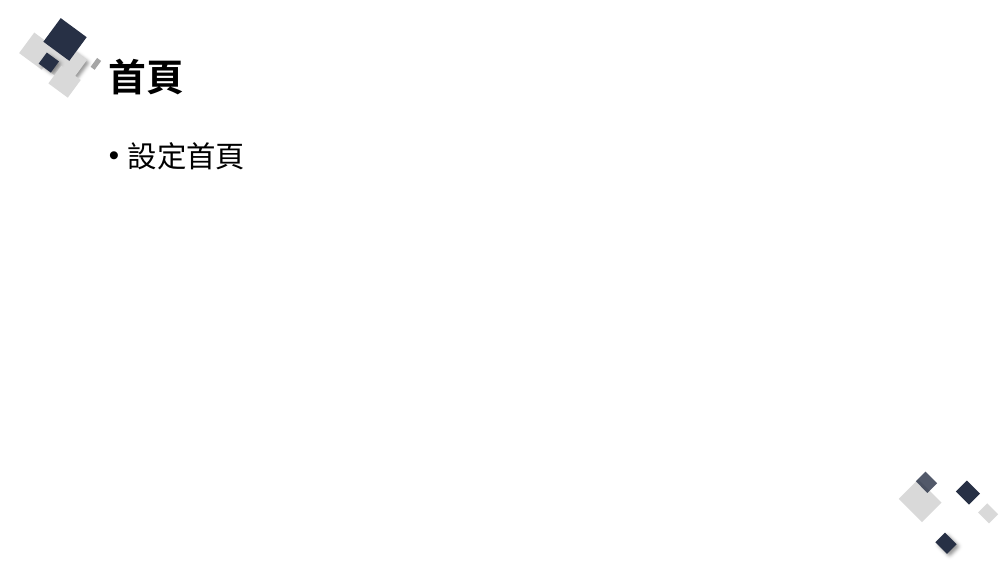
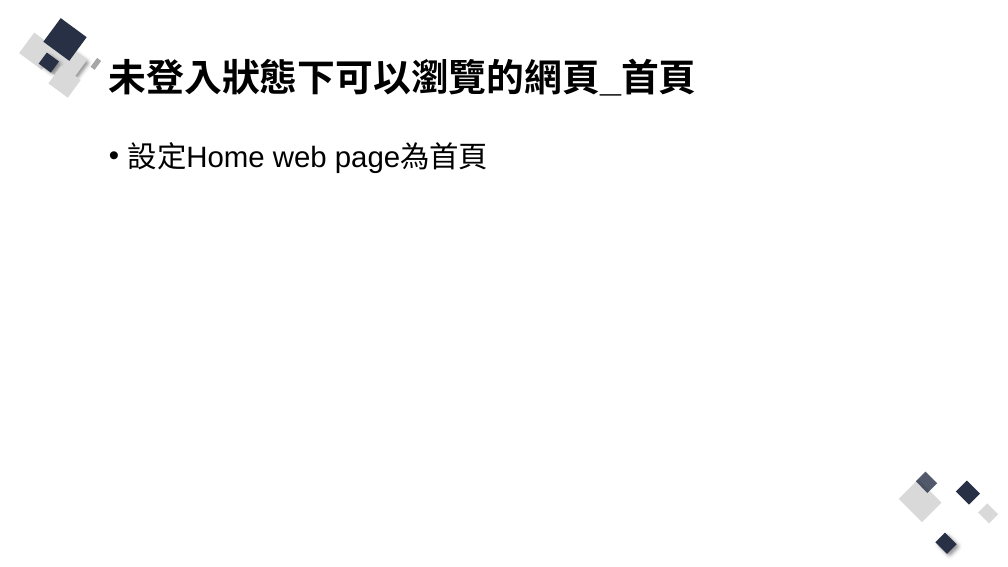
Before and after one commit to Q81JIAXIONG/-, a slide deck: slide 8 of 投影片/4.實作-帳號註冊、登入網頁.pptx (slide 5 before the commit). Drawn at 1008x567 pixels with LibreOffice and Linux fonts; fonts in the diff are those of the drawing. Boxes give left, top, right and bottom in pixels: in the first picture for what was removed or moved away, otherwise in the second. Text is boxed around its words. In the diff, an @@ line names an element or a change of style, - is before the commit and + after.

```diff
--- a/投影片/4.實作-帳號註冊、登入網頁.pptx
+++ b/投影片/4.實作-帳號註冊、登入網頁.pptx
@@ title at <box>109,58,697,96</box>: text changed @@
-首頁
+未登入狀態下可以瀏覽的網頁_首頁
@@ text at <box>128,142,488,172</box>: text changed @@
-• 設定首頁
+• 設定Home web page為首頁
```
Also in this commit, not shown: 3 other slides changed, 8 slides added, 23 other files.
